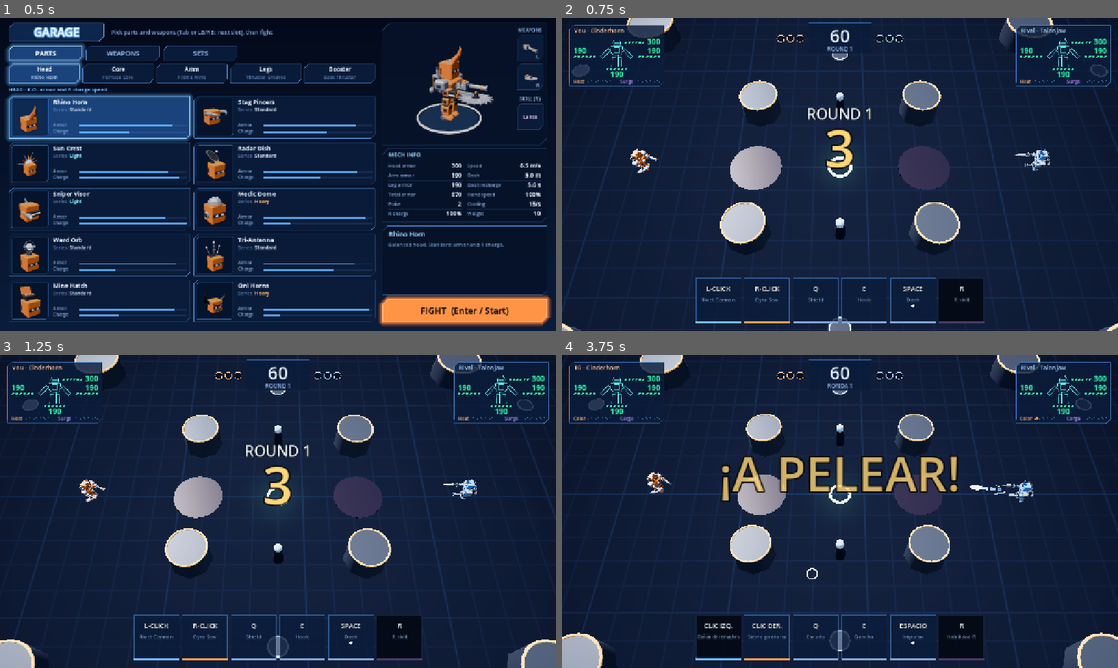
Above: before the commit, frames 1-4 (two rows, left to right).
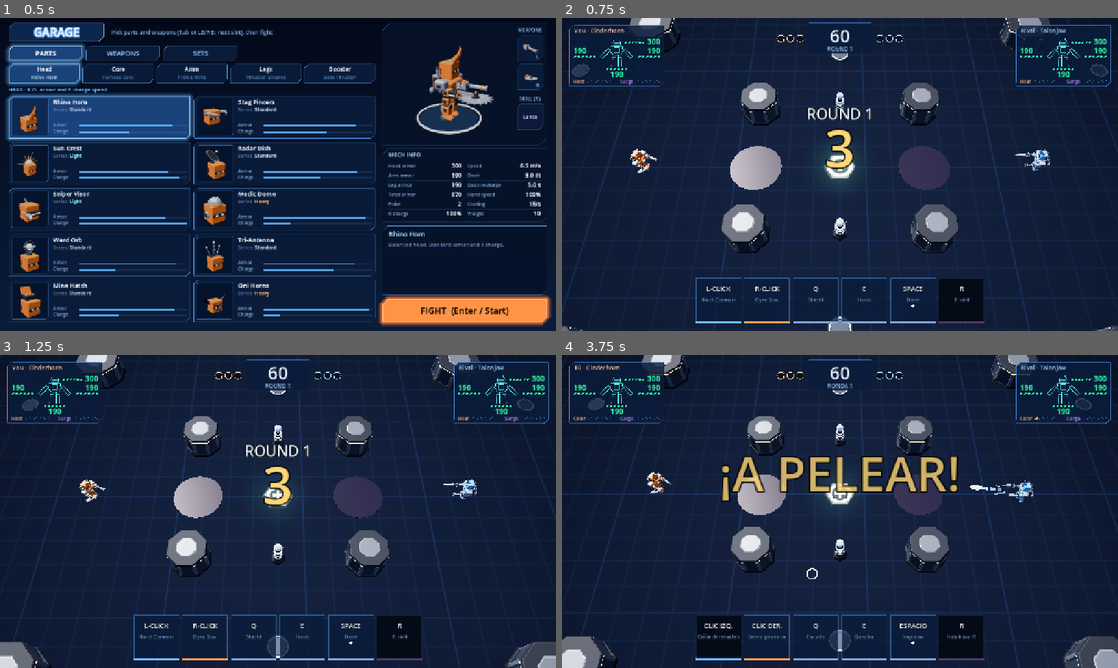
Above: after the commit, the same moments.

Repository: Vegm92/mech-duel
Game: Godot game, scene res://main.tscn
Same seed, same stepped clock (60 frames per second), same inputs: the game is played once before the commit and once after it.
Inputs (mouse positions are in pixels of both pictures, inside the frame that each line leads up to):
- Up to frame 1 (0.5 s): no input
- Up to frame 2 (0.75 s): click "FIGHT (Enter / Start)" at 0.5 s
- Up to frame 3 (1.25 s): no input
- Up to frame 4 (3.75 s): tap Enter (ui_accept) at 1.25, 1.52, 2.27, 3.5 s; move the mouse to (962, 495) at 1.27 s; hold D 1.28-2.03 s; tap L at 1.35, 2.1, 3.05 s; click (962, 495) at 1.42 s; move the mouse to (728, 527) at 2.02 s; hold S 2.03-2.78 s; move the mouse to (895, 442) at 2.77 s; hold D 2.78-3.53 s; tap Tab at 2.85 s; move the mouse to (812, 574) at 3.52 s; hold W from 3.53 s (still down); tap Keypad Enter at 3.6 s; click (812, 574) at 3.67 s

Frame 1 is identical in both runs. In frame 2, 4.3% of the frame differs, in the area x 0-100%, y 0-100%; in frame 3, 4.8%; in frame 4, 5.3%.

Commit message:
feat(godot): Blender arena props and a crowd that reacts like the JS one
Arena props (pillars, zap towers, crushers, heal pad, pads, vents, wall
panels and posts) now come from art/arena.blend -> arena.glb; same layout
and rules, golden hash unchanged.

The stands hold ~2650 fans: one 92-face fan mesh in one MultiMesh,
animated in a shader (sway, cheer = jump + arms up). Fans root for the
team on their side. hype.gd ports the JS hype.js; big hits, hooks,
breaks and K.O.s make every team but the hurt one cheer, a wild crowd
cheers for everyone. Tests: tests/hype_test.gd.

Design: CLAUDE.md "Arena props" and "Crowd".

Co-Authored-By: Claude Opus 5.5 <noreply@anthropic.com>

Diff:
--- /dev/null
+++ b/godot/src/hype.gd
@@ -0,0 +1,51 @@
+extends RefCounted
+
+const Sim = preload("res://src/sim.gd")
+
+const HYPE := {"half": 4.0, "hit": 0.1, "calm": 30.0, "wild": 70.0, "danger": 40.0, "clutch": 30.0, "matchPoint": 10.0}
+const POINTS := {"hooked": 15.0, "ult": 15.0, "parry": 20.0, "break": 25.0, "ko": 100.0}
+const CHEER := {"hooked": 0.9, "break": 1.6, "ko": 3.5}
+
+
+## Hype points one fx event adds.
+static func gain(f: Dictionary) -> float:
+	if f.k == "hit":
+		return f.n * HYPE.hit * (2.0 if f.head else 1.0)
+	if f.k == "boom":
+		return 15.0 if f.big else 0.0
+	return POINTS.get(f.k, 0.0)
+
+
+## Tension keeps hype from cooling below this.
+static func floor_of(state: Dictionary) -> float:
+	if state.phase != "fight":
+		return 0.0
+	var f := 0.0
+	for m in state.mechs:
+		if not m.ko and m.armor.head < m.max.head * 0.25:
+			f = HYPE.danger
+	if state.clock <= 10 * Sim.TICKS:
+		f = maxf(f, HYPE.clutch)
+	if state.score.max() == Sim.MATCH.wins - 1:
+		f += HYPE.matchPoint
+	return f
+
+
+## Hype after dt seconds with these new events.
+static func next(h: float, state: Dictionary, events: Array, dt: float) -> float:
+	h *= pow(0.5, dt / HYPE.half)
+	for f in events:
+		h += gain(f)
+	return minf(100.0, maxf(h, floor_of(state)))
+
+
+## 0 calm, 1 lively, 2 wild.
+static func mood(h: float) -> int:
+	return 2 if h >= HYPE.wild else (1 if h >= HYPE.calm else 0)
+
+
+## Seconds the other teams' fans cheer for this event (0 = no cheer).
+static func cheer_for(f: Dictionary) -> float:
+	if f.k == "hit":
+		return 0.9 if f.n >= 30 or f.head else 0.0
+	return CHEER.get(f.k, 0.0)
--- a/godot/src/view.gd
+++ b/godot/src/view.gd
@@ -5,6 +5,36 @@
 const Fx = preload("res://src/fx.gd")
 const TRACER := 0.028
 const DASHES := [0.4, 0.25, 0.15]
+const Hype = preload("res://src/hype.gd")
+const CROWD := {"rows": [0.65, 1.95], "gap": 0.55, "empty": 0.08, "neutral": 0.2,
+	"neutrals": [Color8(230, 230, 236), Color8(60, 64, 74), Color8(240, 200, 60), Color8(120, 200, 120)],
+	"skins": [Color8(241, 194, 150), Color8(198, 134, 90), Color8(141, 85, 52), Color8(255, 220, 180)]}
+
+const CROWD_SHADER := """
+shader_type spatial;
+uniform vec3 shirts[8];
+uniform vec3 skins[4];
+uniform float cheer[4];
+varying vec3 col;
+void vertex() {
+	int slot = int(INSTANCE_CUSTOM.y + 0.5);
+	float on = slot < 4 ? cheer[slot] : max(max(cheer[0], cheer[1]), max(cheer[2], cheer[3]));
+	float ph = INSTANCE_CUSTOM.x;
+	float tag = UV.x;
+	if (on > 0.5 && ((tag > 0.2 && tag < 0.4) || (tag > 0.6 && tag < 0.8))) {
+		float s = sign(VERTEX.x);
+		vec2 p = VERTEX.xy - vec2(s * 0.205, 0.64);
+		float a = s * (2.5 + 0.35 * sin(TIME * 8.3 + ph));
+		VERTEX.xy = mat2(vec2(cos(a), sin(a)), vec2(-sin(a), cos(a))) * p + vec2(s * 0.205, 0.64);
+	}
+	VERTEX.y += on > 0.5 ? max(0.0, sin(TIME * 8.3 + ph)) * 0.35 : 0.03 * sin(TIME * 2.5 + ph);
+	col = tag < 0.4 ? shirts[slot] * INSTANCE_CUSTOM.z : (tag < 0.8 ? skins[int(INSTANCE_CUSTOM.w + 0.5)] : vec3(0.02, 0.025, 0.035));
+}
+void fragment() {
+	ALBEDO = col;
+	ROUGHNESS = 0.85;
+}
+"""
 
 const FLOOR_SHADER := """
 shader_type spatial;
@@ -28,6 +58,14 @@
 }
 """
 
+static var ARENA := {"steel": Mech.mat(Color8(62, 70, 88), 0.0, 0.6, 0.4), "dark": Mech.mat(Color8(30, 34, 44), 0.0, 0.5, 0.6), "trim": Mech.mat(Color8(120, 128, 145), 0.0, 0.7, 0.4), "hazard": Mech.mat(Color8(214, 168, 44), 0.0, 0.2, 0.5), "amber": Mech.glow(Color8(255, 176, 60), 2.0), "zap": Mech.glow(Color8(170, 210, 255), 2.0), "pad": Mech.glow(Color8(95, 180, 255), 1.5), "heal": Mech.glow(Color8(90, 255, 150), 2.0), "vent": Mech.glow(Color8(255, 90, 40), 1.5)}
+
+var crowd: MultiMeshInstance3D
+var crowd_mat := ShaderMaterial.new()
+var fans := []
+var cheer := [0.0, 0.0, 0.0, 0.0]
+var hype := 0.0
+var hype_tick := 0
 var mechs := []
 var pool := {}
 var active := []
@@ -95,50 +133,51 @@
 	build_walls(corners)
 	build_stands(corners)
 	for p in Sim.PILLARS:
-		Mech.add(self, Mech.cyl(p.r, p.r * 1.08, 2.0, 8), Mech.mat(Color8(62, 70, 88), 0.0, 0.6, 0.4), Vector3(p.x, 1.0, p.y))
-		Mech.add(self, Mech.ring(p.r * 0.92, p.r * 1.02), Mech.glow(Color8(255, 176, 60), 0.6), Vector3(p.x, 2.02, p.y))
+		var pillar := Mech.add_part(self, "pillar", ARENA, "arena")
+		pillar.position = Vector3(p.x, 0, p.y)
+		pillar.scale = Vector3(p.r, 1, p.r)
 	for p in Sim.TRAPS.tesla.at:
-		Mech.add(self, Mech.cyl(0.3, 0.45, 1.7, 10), Mech.mat(Color8(52, 58, 72), 0.0, 0.7, 0.35), Vector3(p.x, 0.85, p.y))
+		Mech.add_part(self, "tesla", ARENA, "arena").position = Vector3(p.x, 0, p.y)
 		var m := StandardMaterial3D.new()
 		m.albedo_color = Color8(170, 210, 255)
 		m.emission_enabled = true
 		m.emission = Color8(170, 210, 255)
-		var top := Mech.add(self, Mech.ball(0.32), m, Vector3(p.x, 1.95, p.y))
+		var top := Mech.add_part(self, "tesla_orb", ARENA.merged({"zap": m}, true), "arena")
+		top.position = Vector3(p.x, 2.0, p.y)
 		top.cast_shadow = GeometryInstance3D.SHADOW_CASTING_SETTING_OFF
 		pylons.append(m)
 	for p in Sim.TRAPS.crush.at:
-		var h: float = Sim.TRAPS.crush.half * 2
 		var warn := StandardMaterial3D.new()
 		warn.albedo_color = Color8(214, 168, 44)
 		warn.emission_enabled = true
 		warn.emission = Color8(255, 60, 40)
 		warn.emission_energy_multiplier = 0.0
-		Mech.add(self, Mech.box(Vector3(h, 0.06, h)), warn, Vector3(p.x, 0.03, p.y))
-		Mech.add(self, Mech.box(Vector3(h - 0.5, 0.07, h - 0.5)), Mech.mat(Color8(34, 30, 20), 0.0, 0.4, 0.6), Vector3(p.x, 0.04, p.y))
+		var hm := ARENA.merged({"hazard": warn}, true)
+		Mech.add_part(self, "crush_plate", hm, "arena").position = Vector3(p.x, 0, p.y)
 		var piston := Node3D.new()
 		add_child(piston)
-		Mech.add(piston, Mech.box(Vector3(h - 0.2, 0.7, h - 0.2)), Mech.mat(Color8(80, 86, 100), 0.0, 0.7, 0.35))
-		Mech.add(piston, Mech.box(Vector3(0.4, 6.0, 0.4)), Mech.mat(Color8(50, 54, 64), 0.0, 0.6, 0.4), Vector3(0, 3.3, 0))
+		Mech.add_part(piston, "crush_head", hm, "arena")
 		piston.position = Vector3(p.x, 3.0, p.y)
 		crushers.append([piston, warn])
 	for p in Sim.TRAPS.oil.at:
 		Mech.add(self, Mech.cyl(Sim.TRAPS.oil.r, Sim.TRAPS.oil.r, 0.02, 24), Mech.mat(Color8(30, 24, 44), 0.0, 0.3, 0.3), Vector3(p.x, 0.012, p.y))
-	heal_ring = Mech.add(self, Mech.ring(0.7, 0.95), Mech.glow(Color8(90, 255, 150), 3.0), Vector3(Sim.HEAL.x, 0.05, Sim.HEAL.y))
+	Mech.add_part(self, "heal_pad", ARENA, "arena").position = Vector3(Sim.HEAL.x, 0, Sim.HEAL.y)
+	heal_ring = Mech.add(self, Mech.ring(0.7, 0.95), Mech.glow(Color8(90, 255, 150), 3.0), Vector3(Sim.HEAL.x, 0.16, Sim.HEAL.y))
 	heal_cross = Node3D.new()
 	heal_cross.position = Vector3(Sim.HEAL.x, 1.0, Sim.HEAL.y)
 	add_child(heal_cross)
 	Mech.add(heal_cross, Mech.box(Vector3(0.18, 0.6, 0.18)), Mech.glow(Color8(90, 255, 150), 4.0))
 	Mech.add(heal_cross, Mech.box(Vector3(0.6, 0.18, 0.18)), Mech.glow(Color8(90, 255, 150), 4.0))
 	for p in Sim.PADS:
-		Mech.add(self, Mech.cyl(0.75, 0.8, 0.08, 16), Mech.mat(Color8(48, 54, 70), 0.0, 0.6, 0.4), Vector3(p.x, 0.04, p.y))
-		Mech.add(self, Mech.ring(0.62, 0.74), Mech.glow(Color8(95, 180, 255), 1.0), Vector3(p.x, 0.09, p.y))
+		Mech.add_part(self, "pad", ARENA, "arena").position = Vector3(p.x, 0, p.y)
 		var it := Mech.add(self, Mech.box(Vector3(0.45, 0.45, 0.45)), null, Vector3(p.x, 1.0, p.y))
 		it.cast_shadow = GeometryInstance3D.SHADOW_CASTING_SETTING_OFF
 		it.visible = false
 		items.append(it)
 	for g in Sim.vents(0.0):
-		Mech.add(self, Mech.box(Vector3(0.9, 0.3, 0.5)), Mech.mat(Color8(30, 30, 34), 0.0, 0.5, 0.5), Vector3(g.x, 0.3, g.y), Vector3(0, -atan2(g.dy, g.dx), 0))
-		Mech.add(self, Mech.box(Vector3(0.1, 0.12, 1.4)), Mech.glow(Color8(255, 90, 40), 1.5), Vector3(g.x + g.dx * 0.3, 0.32, g.y + g.dy * 0.3), Vector3(0, -atan2(g.dy, g.dx), 0))
+		var vent := Mech.add_part(self, "vent", ARENA, "arena")
+		vent.position = Vector3(g.x, 0, g.y)
+		vent.rotation.y = -atan2(g.dy, g.dx)
 		var jet := Mech.add(self, Mech.box(Vector3(1, 1, 1)), Mech.glow(Color8(255, 120, 40), 4.0, 0.7))
 		jet.visible = false
 		jets.append(jet)
@@ -179,18 +218,21 @@
 
 
 func build_walls(corners: Array) -> void:
-	var wall := Mech.mat(Color8(44, 50, 62), 0.0, 0.5, 0.45)
-	var strip := Mech.glow(Color8(255, 168, 44), 3.0)
 	for i in Sim.WALLS.size():
 		var e := edge(corners, i)
 		var a: Vector3 = e[0]
 		var b: Vector3 = e[1]
 		var nrm: Vector3 = e[2]
-		var mid := (a + b) / 2.0
-		var length := a.distance_to(b)
-		var rot := Vector3(0, -atan2(b.z - a.z, b.x - a.x), 0)
-		Mech.add(self, Mech.box(Vector3(length + 0.8, 1.3, 0.8)), wall, mid + nrm * 0.4 + Vector3(0, 0.65, 0), rot)
-		Mech.add(self, Mech.box(Vector3(length, 0.08, 0.1)), strip, mid + nrm * 0.02 + Vector3(0, 1.3, 0), rot)
+		var dir := (b - a).normalized()
+		if dir.cross(Vector3.UP).dot(nrm) < 0:
+			dir = -dir
+		var basis := Basis(dir, Vector3.UP, dir.cross(Vector3.UP))
+		var count := maxi(1, roundi(a.distance_to(b) / 4.0))
+		var step := a.distance_to(b) / count
+		for k in count:
+			var panel := Mech.add_part(self, "wall", ARENA, "arena")
+			panel.transform = Transform3D(basis.scaled_local(Vector3(step / 4.0, 1, 1)), a.lerp(b, (k + 0.5) / count))
+		Mech.add_part(self, "wall_post", ARENA, "arena").position = b + nrm * 0.15
 
 
 func build_stands(corners: Array) -> void:
@@ -215,32 +257,74 @@
 			var h := 1.4 + k * 1.3
 			Mech.add(self, Mech.box(Vector3(length, h, 2.6)), tier, (a + b) / 2.0 + nrm * (off + 1.3) + Vector3(0, h / 2.0, 0), rot)
 			Mech.add(self, Mech.box(Vector3(length, 0.06, 0.08)), Mech.glow(fan, 1.2), (a + b) / 2.0 + nrm * off + Vector3(0, h + 0.03, 0), rot)
-			var count := int(length / 0.75)
-			for j in count:
-				if rng.randf() < 0.25:
-					continue
-				var along := (j + 0.5) / count - 0.5
-				var pos: Vector3 = (a + b) / 2.0 + dir * along * (length - 1.0) + nrm * (off + 0.6 + rng.randf() * 1.2) + Vector3(0, h + 0.35, 0)
-				var c: Color = fan if rng.randf() < 0.55 else Color.from_hsv(rng.randf(), 0.15, 0.35 + rng.randf() * 0.3)
-				spots.append([pos, c])
+			var face := dir if dir.cross(Vector3.UP).dot(nrm) > 0 else -dir
+			var basis := Basis(face, Vector3.UP, face.cross(Vector3.UP))
+			for row in CROWD.rows:
+				var o: float = off + row
+				var span := a.distance_to(b) + 2.0 * o * 0.414 - 0.8
+				var mid: Vector3 = (a + b) / 2.0 + nrm * o + Vector3(0, h, 0)
+				for j in int(span / CROWD.gap):
+					if rng.randf() < CROWD.empty:
+						continue
+					var pos := mid + dir * ((j + 0.5) * CROWD.gap - span / 2.0 + rng.randf_range(-0.08, 0.08))
+					var neutral := -1 if rng.randf() >= CROWD.neutral else rng.randi_range(4, 7)
+					spots.append([Transform3D(basis.scaled(Vector3.ONE * rng.randf_range(0.9, 1.12)), pos), neutral, Color(rng.randf() * TAU, 0, rng.randf_range(0.75, 1.15), rng.randi_range(0, 3))])
+	mm.use_custom_data = true
 	mm.instance_count = spots.size()
 	for i in spots.size():
-		mm.set_instance_transform(i, Transform3D(Basis(), spots[i][0]))
-		mm.set_instance_color(i, spots[i][1])
-	var person := CapsuleMesh.new()
-	person.radius = 0.2
-	person.height = 0.7
-	person.radial_segments = 6
-	person.rings = 2
-	var pm := StandardMaterial3D.new()
-	pm.vertex_color_use_as_albedo = true
-	pm.roughness = 0.8
-	person.material = pm
-	mm.mesh = person
-	var crowd := MultiMeshInstance3D.new()
+		mm.set_instance_transform(i, spots[i][0])
+	fans = spots
+	mm.mesh = Mech.models("arena")["fan"][0]
+	crowd_mat.shader = Shader.new()
+	crowd_mat.shader.code = CROWD_SHADER
+	var lin := func(cs: Array) -> PackedVector3Array:
+		var out := PackedVector3Array()
+		for c in cs:
+			var l: Color = c.srgb_to_linear()
+			out.append(Vector3(l.r, l.g, l.b))
+		return out
+	crowd_mat.set_shader_parameter("shirts", lin.call(Mech.TEAM + CROWD.neutrals))
+	crowd_mat.set_shader_parameter("skins", lin.call(CROWD.skins))
+	crowd = MultiMeshInstance3D.new()
 	crowd.multimesh = mm
+	crowd.material_override = crowd_mat
 	crowd.cast_shadow = GeometryInstance3D.SHADOW_CASTING_SETTING_OFF
+	crowd.extra_cull_margin = 1.0
 	add_child(crowd)
+	seat_fans(2)
+
+
+## Who each fan roots for: the team on their side of the arena (like the JS sideOf).
+func seat_fans(sides: int) -> void:
+	var mm := crowd.multimesh
+	for i in fans.size():
+		var p: Vector3 = fans[i][0].origin
+		var slot: int = fans[i][1]
+		if slot < 0:
+			slot = (0 if p.x < Sim.CX else 1) if sides <= 2 else ((0 if p.z < Sim.CY else 3) if p.x < Sim.CX else (2 if p.z < Sim.CY else 1))
+		var c: Color = fans[i][2]
+		mm.set_instance_custom_data(i, Color(c.r, slot, c.b, c.a))
+
+
+## Fans of every team but the hurt one cheer for big moments; a wild crowd cheers for everyone.
+func react(state: Dictionary, fresh: Array) -> void:
+	var now := Time.get_ticks_msec() / 1000.0
+	hype =Hype.next(hype, state, fresh, (state.tick - hype_tick) / float(Sim.TICKS))
+	hype_tick = state.tick
+	for f in fresh:
+		var t := Hype.cheer_for(f)
+		if t > 0.0:
+			var hurt := team_of(state, f.get("id"))
+			for i in 4:
+				if i != hurt:
+					cheer[i] = maxf(cheer[i], now + t)
+	if Hype.mood(hype) == 2:
+		for i in 4:
+			cheer[i] = maxf(cheer[i], now + 0.3)
+	var on := PackedFloat32Array()
+	for i in 4:
+		on.append(1.0 if cheer[i] > now else 0.0)
+	crowd_mat.set_shader_parameter("cheer", on)
 
 
 func reset(state: Dictionary) -> void:
@@ -261,6 +345,13 @@
 	active.clear()
 	for c in marks.get_children():
 		c.queue_free()
+	var teams := {}
+	for m in state.mechs:
+		teams[m.team] = true
+	seat_fans(teams.size())
+	hype = 0.0
+	hype_tick = state.tick
+	cheer = [0.0, 0.0, 0.0, 0.0]
 
 
 func team_of(state: Dictionary, id) -> int:
@@ -292,10 +383,13 @@
 			settle(cab)
 	reticle.position = aim + Vector3(0, 0.05, 0)
 	reticle.visible = state.phase == "fight" and not state.mechs[0].ko
+	var fresh := []
 	for f in state.fx:
 		if not f.has("seen"):
 			f["seen"] = true
+			fresh.append(f)
 			spawn(state, f)
+	react(state, fresh)
 	var flames := {}
 	for s in state.shots:
 		if s.kind == "flame":
--- /dev/null
+++ b/godot/tests/hype_test.gd
@@ -0,0 +1,53 @@
+extends SceneTree
+
+const Sim = preload("res://src/sim.gd")
+const Hype = preload("res://src/hype.gd")
+const CrowdSound = preload("res://src/crowd_sound.gd")
+
+var failed := 0
+
+
+func _init() -> void:
+	var s := fight()
+	var h := Hype.next(0.0, s, [{"k": "hooked"}, {"k": "hit", "n": 40, "head": true}, {"k": "break"}], 0.0)
+	check(is_equal_approx(h, 15 + 40 * Hype.HYPE.hit * 2 + 25), "big moments add hype")
+	check(is_equal_approx(Hype.next(h, s, [], Hype.HYPE.half), h / 2.0), "quiet time halves it every half-life")
+	check(Hype.next(h, s, [{"k": "ko"}], 0.0) == 100.0, "a K.O. maxes it")
+	check([0.0, 29.0, 30.0, 69.0, 70.0].map(Hype.mood) == [0, 0, 1, 1, 2], "mood thresholds")
+	s.mechs[1].armor.head = s.mechs[1].max.head * 0.2
+	check(Hype.next(0.0, s, [], 60.0) == Hype.HYPE.danger, "low head armor keeps a floor")
+	var late := fight()
+	late.clock = 5 * Sim.TICKS
+	late.score = [Sim.MATCH.wins - 1, 0]
+	check(Hype.next(0.0, late, [], 60.0) == Hype.HYPE.clutch + Hype.HYPE.matchPoint, "clutch time + match point floor")
+	late.phase = "countdown"
+	check(Hype.next(0.0, late, [], 60.0) == 0.0, "no floor outside a fight")
+	check(Hype.cheer_for({"k": "hit", "n": 12, "head": false}) == 0.0 and Hype.cheer_for({"k": "hit", "n": 12, "head": true}) > 0.0, "only big or head hits cheer")
+	var cs := CrowdSound.new()
+	cs.react("cheer", 10.0)
+	cs.react("gasp", 10.5)
+	check(cs.pending.size() == 1, "a cheering crowd skips a weaker gasp")
+	cs.react("roar", 10.5)
+	check(cs.pending.size() == 2, "a stronger roar cuts in")
+	cs.react("cheer", 10.7, 0.7, true)
+	cs.react("cheer", 11.2, 0.7, true)
+	check(cs.pending.size() == 3, "stacked cheers need a short gap")
+	cs.update([{"k": "ko"}], 0.0, true, true)
+	check(cs.bed_target > 0.0, "the crowd bed plays during a match")
+	cs.update([], 100.0, false, false)
+	check(cs.bed_target == 0.0, "the crowd bed goes quiet when paused or in the garage")
+	cs.free()
+	print("FAILED" if failed else "ALL PASSED")
+	quit(1 if failed else 0)
+
+
+func fight() -> Dictionary:
+	var s := Sim.create_state()
+	s.phase = "fight"
+	return s
+
+
+func check(ok: bool, what: String) -> void:
+	print(("test passed: " if ok else "test failed: ") + what)
+	if not ok:
+		failed += 1
Binary file added: godot/assets/models/arena.glb
Not shown, added: godot/assets/models/arena.glb.import
Not shown, added: godot/src/hype.gd.uid
Not shown, added: godot/tests/hype_test.gd.uid
Not shown, changed: CLAUDE.md
Not shown, added: art/arena.blend
